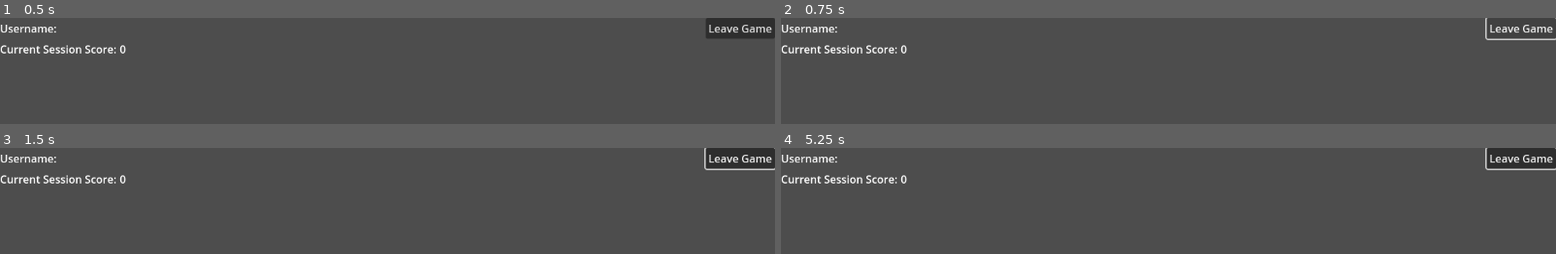
Above: before the commit, frames 1-4 (two rows, left to right).
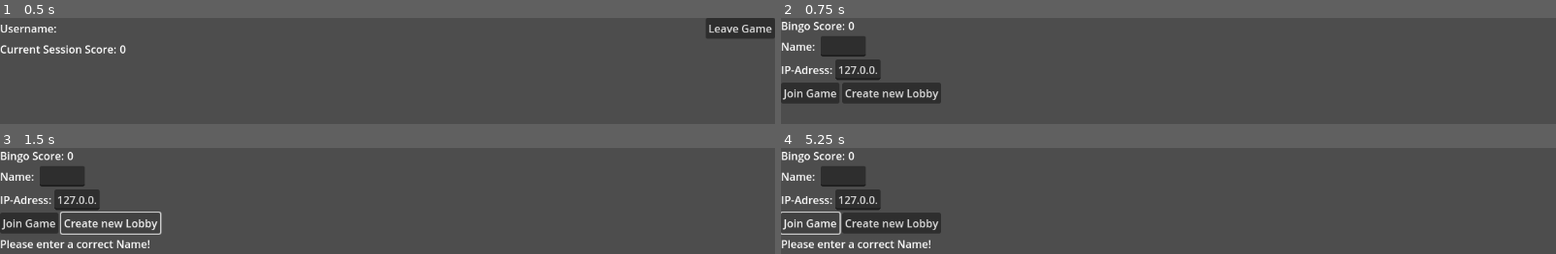
Above: after the commit, the same moments.

Repository: Reneator/Godot-Online-Bingo
Game: Godot game, scene res://Lobby/Lobby_Client.tscn
The game is run twice, just before and just after one commit, with the same random seed, the same clock (stepped at 60 frames per second) and the same inputs. This scene is started directly instead of the project's main scene.
Inputs (mouse positions are in pixels of both pictures, inside the frame that each line leads up to):
- Up to frame 1 (0.5 s): no input
- Up to frame 2 (0.75 s): click "Leave Game" at 0.5 s
- Up to frame 3 (1.5 s): click (108, 223) at 1.25 s, where only the run after the commit has a clickable "Create new Lobby"
- Up to frame 4 (5.25 s): click (889, 223) at 2 s, where only the run after the commit has a clickable "Create new Lobby"; click (1525, 158) at 2.75 s, where only the run before the commit has a clickable "Leave Game"; click (1525, 158) at 3.5 s, where only the run before the commit has a clickable "Leave Game"; click (889, 223) at 4.25 s, where only the run after the commit has a clickable "Create new Lobby"; click (812, 223) at 5 s, where only the run after the commit has a clickable "Join Game"

Frame 1 is identical in both runs. In frame 2, 7.6% of the frame differs, in the area x 0-100%, y 0-81%; in frame 3, 8.1%; in frame 4, 8.8%, in the area x 0-100%, y 0-95%.
Error in both runs: Attempt to call function 'file_exists' in base 'null instance' on a null instance. (res://global/Global.gd:51)

Commit message:
Fixed Bingo state propagation
And fixed general errors/problems

Diff:
--- a/Admin/Lobby_Admin.gd
+++ b/Admin/Lobby_Admin.gd
@@ -51,6 +51,7 @@
 	Game.rpc_id(confirmed_session.peer_id, "new_bingo", session_json)
 
 func on_update_client_session(session: Session):
+	print("Received Session update from client: %s" % session.peer_id)
 	session_manager.update_session(session)
 	var is_bingo = check_bingo(session)
 	if is_bingo:
--- a/Bingo/Bingo.gd
+++ b/Bingo/Bingo.gd
@@ -16,11 +16,12 @@
 	var elements = initialize(session.bingo_entries, session.grid_size)
 	if session.bingo_entries_states.size() <= 0:
 		return
+	#initialize all available bingo card entries to the previous session state
 	for i in range(elements.size()):
 		var pressed = session.bingo_entries_states[i]
 		var element = elements[i]
-		var is_pressed = (pressed == "True")
-		element.button_pressed = is_pressed
+		var is_pressed = (pressed == "true")
+		element.pressed = is_pressed
 		if validate and session.bingo_entries_validation.size() > 0:
 			element.creation_date = session.creation_date
 			element.is_valid = session.bingo_entries_validation[i]
@@ -82,11 +83,11 @@
 #		bingo()
 
 static func get_rows(entries):
-	var grid_size = int(sqrt(entries.size()))
+	var _grid_size = int(sqrt(entries.size()))
 	var new_array = []
 	var current_array
 	for i in range(entries.size()):
-		var index = i % grid_size
+		var index = i % _grid_size
 		if index == 0:
 			current_array = []
 			new_array.append(current_array)
@@ -95,43 +96,43 @@
 
 static func check_x_rows(entries):
 	var index = 0
-	var grid_size = int(sqrt(entries.size()))
+	var _grid_size = int(sqrt(entries.size()))
 
-	var rows = get_rows(entries)
+	var _rows = get_rows(entries)
 
-	for x_row in rows:
+	for x_row in _rows:
 		var is_bingo = true
 		for entry in x_row:
-			is_bingo = entry == "True" and is_bingo
+			is_bingo = entry == "true" and is_bingo
 		if is_bingo:
 			return true
 
 static func check_y_rows(entries):
-	var grid_size = int(sqrt(entries.size()))
-	var rows = get_rows(entries)
-	for y in range(grid_size):
+	var _grid_size = int(sqrt(entries.size()))
+	var _rows = get_rows(entries)
+	for y in range(_grid_size):
 		var is_bingo = true
-		for x_row in rows:
-			is_bingo = x_row[y] == "True" and is_bingo
+		for x_row in _rows:
+			is_bingo = x_row[y] == "true" and is_bingo
 		if is_bingo:
 			return true
 
 static func check_diagonal(entries):
-	var grid_size = int(sqrt(entries.size()))
-	var rows = get_rows(entries)
+	var _grid_size = int(sqrt(entries.size()))
+	var _rows = get_rows(entries)
 	var has_bingoed = false
 	var is_bingo = true
 	var x = 0
-	for x_row in rows:
-		is_bingo = x_row[x] == "True" and is_bingo
+	for x_row in _rows:
+		is_bingo = x_row[x] == "true" and is_bingo
 		x+=1
 	if is_bingo:
 		return true
 
-	x = grid_size-1
+	x = _grid_size-1
 	is_bingo = true
-	for x_row in rows:
-		is_bingo = x_row[x] == "True" and is_bingo
+	for x_row in _rows:
+		is_bingo = x_row[x] == "true" and is_bingo
 		x-=1
 	if is_bingo:
 		return true
--- a/Bingo/Bingo_Button.gd
+++ b/Bingo/Bingo_Button.gd
@@ -15,7 +15,7 @@
 	button.button_pressed = _pressed
 
 func get_pressed():
-	return button.pressed
+	return button.button_pressed
 
 func refresh():
 	if get_pressed():
--- a/Entry_Editor/Entry_Editor.gd
+++ b/Entry_Editor/Entry_Editor.gd
@@ -1,6 +1,6 @@
 extends Control
 
-
+## Bluuuubbbb
 @export var List_Element : PackedScene
 
 var edit_entry : List_Entry #if this value is set the input line instead edits the line_entry
--- a/Entry_Editor/Entry_Editor.tscn
+++ b/Entry_Editor/Entry_Editor.tscn
@@ -1,149 +1,82 @@
-[gd_scene load_steps=4 format=2]
+[gd_scene load_steps=4 format=3 uid="uid://cs11385c1ryx3"]
 
-[ext_resource path="res://Entry_Editor/List_Entry.tscn" type="PackedScene" id=1]
-[ext_resource path="res://Error_Label.tscn" type="PackedScene" id=2]
-[ext_resource path="res://Entry_Editor/Entry_Editor.gd" type="Script" id=3]
+[ext_resource type="PackedScene" path="res://Entry_Editor/List_Entry.tscn" id="1"]
+[ext_resource type="PackedScene" path="res://Error_Label.tscn" id="2"]
+[ext_resource type="Script" path="res://Entry_Editor/Entry_Editor.gd" id="3"]
 
 [node name="PanelContainer" type="PanelContainer"]
+anchors_preset = 15
 anchor_right = 1.0
 anchor_bottom = 1.0
-script = ExtResource( 3 )
-__meta__ = {
-"_edit_use_anchors_": false
-}
-List_Element = ExtResource( 1 )
+script = ExtResource("3")
+List_Element = ExtResource("1")
 
 [node name="VBoxContainer" type="VBoxContainer" parent="."]
-offset_left = 7.0
-offset_top = 7.0
-offset_right = 1017.0
-offset_bottom = 593.0
-__meta__ = {
-"_edit_use_anchors_": false
-}
+layout_mode = 2
 
 [node name="HBoxContainer" type="HBoxContainer" parent="VBoxContainer"]
-offset_right = 1010.0
-offset_bottom = 24.0
+layout_mode = 2
 
 [node name="LineEdit" type="LineEdit" parent="VBoxContainer/HBoxContainer"]
-offset_right = 986.0
-offset_bottom = 24.0
+layout_mode = 2
 size_flags_horizontal = 3
 placeholder_text = "Bingo Text"
 caret_blink = true
 caret_blink_interval = 0.5
-__meta__ = {
-"_edit_use_anchors_": false
-}
 
 [node name="Button" type="Button" parent="VBoxContainer/HBoxContainer"]
-offset_left = 990.0
-offset_right = 1010.0
-offset_bottom = 24.0
+layout_mode = 2
 text = "+"
 
 [node name="HSeparator" type="HSeparator" parent="VBoxContainer"]
-offset_top = 28.0
-offset_right = 1010.0
-offset_bottom = 32.0
+layout_mode = 2
 
 [node name="ScrollContainer" type="ScrollContainer" parent="VBoxContainer"]
-offset_top = 36.0
-offset_right = 1010.0
-offset_bottom = 536.0
-size_flags_horizontal = 3
-size_flags_vertical = 3
-__meta__ = {
-"_edit_use_anchors_": false
-}
-
-[node name="Entries" type="VBoxContainer" parent="VBoxContainer/ScrollContainer"]
-offset_right = 1010.0
-offset_bottom = 500.0
+layout_mode = 2
 size_flags_horizontal = 3
 size_flags_vertical = 3
 
-[node name="Error_Label" parent="VBoxContainer" instance=ExtResource( 2 )]
+[node name="Entries" type="VBoxContainer" parent="VBoxContainer/ScrollContainer"]
+layout_mode = 2
+size_flags_horizontal = 3
+size_flags_vertical = 3
+
+[node name="Error_Label" parent="VBoxContainer" instance=ExtResource("2")]
+layout_mode = 2
 
 [node name="HSeparator2" type="HSeparator" parent="VBoxContainer"]
-offset_top = 558.0
-offset_right = 1010.0
-offset_bottom = 562.0
+layout_mode = 2
 
 [node name="HBoxContainer2" type="HBoxContainer" parent="VBoxContainer"]
-offset_top = 566.0
-offset_right = 1010.0
-offset_bottom = 586.0
+layout_mode = 2
 
 [node name="OK_Button" type="Button" parent="VBoxContainer/HBoxContainer2"]
-offset_right = 30.0
-offset_bottom = 20.0
+layout_mode = 2
 text = "Ok"
 
 [node name="HBoxContainer" type="HBoxContainer" parent="VBoxContainer/HBoxContainer2"]
-offset_left = 34.0
-offset_right = 1010.0
-offset_bottom = 20.0
+layout_mode = 2
 size_flags_horizontal = 3
 alignment = 2
 
 [node name="Import_Button" type="Button" parent="VBoxContainer/HBoxContainer2/HBoxContainer"]
-offset_left = 864.0
-offset_right = 920.0
-offset_bottom = 20.0
+layout_mode = 2
 size_flags_horizontal = 8
 text = "Import"
 
 [node name="Export_Button" type="Button" parent="VBoxContainer/HBoxContainer2/HBoxContainer"]
-offset_left = 924.0
-offset_right = 976.0
-offset_bottom = 20.0
+layout_mode = 2
 text = "Export"
 
 [node name="Control" type="Control" parent="."]
-offset_left = 7.0
-offset_top = 7.0
-offset_right = 1017.0
-offset_bottom = 593.0
+layout_mode = 2
 mouse_filter = 2
 
 [node name="Import_File_Dialog" type="FileDialog" parent="Control"]
-anchor_left = 0.5
-anchor_top = 0.5
-anchor_right = 0.5
-anchor_bottom = 0.5
-offset_left = -250.0
-offset_top = -250.0
-offset_right = 250.0
-offset_bottom = 250.0
-custom_minimum_size = Vector2( 500, 500 )
-window_title = "Datei öffnen"
-mode = 0
 access = 2
-current_dir = "/Users/Horst/Documents/Dice_Roller"
-current_path = "/Users/Horst/Documents/Dice_Roller/"
-__meta__ = {
-"_edit_use_anchors_": false
-}
 
 [node name="Export_File_Dialog" type="FileDialog" parent="Control"]
-anchor_left = 0.5
-anchor_top = 0.5
-anchor_right = 0.5
-anchor_bottom = 0.5
-offset_left = -250.0
-offset_top = -250.0
-offset_right = 250.0
-offset_bottom = 250.0
-custom_minimum_size = Vector2( 500, 500 )
-window_title = "Datei speichern"
 access = 2
-current_dir = "/Users/Horst/Documents/Dice_Roller"
-current_path = "/Users/Horst/Documents/Dice_Roller/"
-__meta__ = {
-"_edit_use_anchors_": false
-}
 
 [connection signal="text_changed" from="VBoxContainer/HBoxContainer/LineEdit" to="." method="_on_LineEdit_text_changed"]
 [connection signal="text_submitted" from="VBoxContainer/HBoxContainer/LineEdit" to="." method="_on_LineEdit_text_entered"]
--- a/Entry_Log/Log_Entry.gd
+++ b/Entry_Log/Log_Entry.gd
@@ -8,21 +8,21 @@
 @onready var label = $Label
 
 func _ready():
-	var date_string = get_date_string()
-	var time_string = date_string.split("_")[1]
+	var _date_string = get_date_string()
+	var time_string = _date_string.split("_")[1]
 	label.text = "%s:%s" % [time_string, entry]
 
 func get_date_string():
-	if date_string == null:
+	if String_Util.is_empty_or_null(date_string):
 		date_string = Date_Util.parse_to_string(time_stamp)
 	return date_string
 
-func is_created_after(time_stamp): # checks if the Log_entry was created after the input time_stamp
+func is_created_after(_time_stamp): # checks if the Log_entry was created after the input time_stamp
 	var compare_date_string
-	if time_stamp is Dictionary:
-		compare_date_string = Date_Util.parse_to_string(time_stamp)
-	elif time_stamp is String:
-		compare_date_string = time_stamp
+	if _time_stamp is Dictionary:
+		compare_date_string = Date_Util.parse_to_string(_time_stamp)
+	elif _time_stamp is String:
+		compare_date_string = _time_stamp
 	else:
 		print("incompatible Data-type used in is_created_after in Log_Entry")
 		return false
--- a/Lobby/Lobby_Client.gd
+++ b/Lobby/Lobby_Client.gd
@@ -39,6 +39,5 @@
 	$Bingo.initialize_with_session(session)
 
 func _on_Menu_Button_pressed():
-	multiplayer.network_peer.close_connection()
+	multiplayer.multiplayer_peer.close()
 	get_tree().change_scene_to_packed(Scenes.main_menu)
-	pass # Replace with function body.
--- a/Lobby/Lobby_Client.tscn
+++ b/Lobby/Lobby_Client.tscn
@@ -1,105 +1,67 @@
-[gd_scene load_steps=3 format=2]
+[gd_scene load_steps=3 format=3 uid="uid://3p6yo5bm1t0n"]
 
-[ext_resource path="res://Lobby/Lobby_Client.gd" type="Script" id=1]
-[ext_resource path="res://Bingo/Bingo.tscn" type="PackedScene" id=2]
+[ext_resource type="Script" path="res://Lobby/Lobby_Client.gd" id="1"]
+[ext_resource type="PackedScene" uid="uid://cyx5gyb4q2cih" path="res://Bingo/Bingo.tscn" id="2"]
 
 [node name="Lobby_Screen" type="VBoxContainer"]
+anchors_preset = 15
 anchor_right = 1.0
 anchor_bottom = 1.0
-script = ExtResource( 1 )
+script = ExtResource("1")
 
 [node name="HBoxContainer" type="HBoxContainer" parent="."]
-offset_right = 1024.0
-offset_bottom = 20.0
+layout_mode = 2
 
 [node name="Label" type="Label" parent="HBoxContainer"]
-offset_top = 3.0
-offset_right = 70.0
-offset_bottom = 17.0
+layout_mode = 2
 text = "Username:"
 
 [node name="Username_Label" type="Label" parent="HBoxContainer"]
-offset_left = 74.0
-offset_top = 3.0
-offset_right = 129.0
-offset_bottom = 17.0
+layout_mode = 2
 text = "Testuser"
 
 [node name="HBoxContainer" type="HBoxContainer" parent="HBoxContainer"]
-offset_left = 133.0
-offset_right = 1024.0
-offset_bottom = 20.0
+layout_mode = 2
 size_flags_horizontal = 3
 alignment = 2
 
 [node name="Menu_Button" type="Button" parent="HBoxContainer/HBoxContainer"]
-offset_left = 800.0
-offset_right = 891.0
-offset_bottom = 20.0
+layout_mode = 2
 text = "Leave Game"
 
 [node name="HBoxContainer3" type="HBoxContainer" parent="."]
-offset_top = 24.0
-offset_right = 1024.0
-offset_bottom = 38.0
+layout_mode = 2
 
 [node name="Label" type="Label" parent="HBoxContainer3"]
-offset_right = 143.0
-offset_bottom = 14.0
+layout_mode = 2
 text = "Current Session Score:"
 
 [node name="Bingo_Score" type="Label" parent="HBoxContainer3"]
-offset_left = 147.0
-offset_right = 155.0
-offset_bottom = 14.0
+layout_mode = 2
 text = "0"
 
 [node name="HBoxContainer2" type="HBoxContainer" parent="."]
 visible = false
-offset_top = 18.0
-offset_right = 1024.0
-offset_bottom = 32.0
+layout_mode = 2
 
 [node name="Label" type="Label" parent="HBoxContainer2"]
-offset_right = 62.0
-offset_bottom = 14.0
+layout_mode = 2
 text = "Lobby-Nr:"
 
 [node name="Lobby_Nr_Label" type="Label" parent="HBoxContainer2"]
-offset_left = 66.0
-offset_right = 106.0
-offset_bottom = 14.0
+layout_mode = 2
 text = "53466"
 
-[node name="Bingo" parent="." instance=ExtResource( 2 )]
-anchor_right = 0.0
-anchor_bottom = 0.0
-offset_left = 262.0
-offset_top = 42.0
-offset_right = 762.0
-offset_bottom = 542.0
+[node name="Bingo" parent="." instance=ExtResource("2")]
+layout_mode = 2
 size_flags_horizontal = 4
 size_flags_vertical = 4
 
 [node name="Control" type="Control" parent="."]
-offset_top = 546.0
-offset_right = 1024.0
-offset_bottom = 546.0
+layout_mode = 2
 mouse_filter = 2
 
 [node name="AcceptDialog" type="AcceptDialog" parent="Control"]
-anchor_left = 0.5
-anchor_top = 0.5
-anchor_right = 0.5
-anchor_bottom = 0.5
-offset_left = -67.3108
-offset_top = -313.221
-offset_right = 69.6892
-offset_bottom = -255.221
-window_title = "Warnung!"
 dialog_text = "User X got a Bingo!"
-__meta__ = {
-"_edit_use_anchors_": false
-}
 
 [connection signal="pressed" from="HBoxContainer/HBoxContainer/Menu_Button" to="." method="_on_Menu_Button_pressed"]
--- a/global/Global.gd
+++ b/global/Global.gd
@@ -73,11 +73,3 @@
 	var saved_score = save_dict.get("bingo_score")
 	if saved_score:
 		bingo_score = saved_score
-
-var save_dict = {}
-
-func get_save_state(save_key):
-	return save_dict.get(save_key)
-
-func save_state(save_key, _save_dict):
-	save_dict[save_key] = _save_dict
--- a/global/Session_Manager.gd
+++ b/global/Session_Manager.gd
@@ -77,7 +77,7 @@
 			index_to_remove = index
 			break
 	if index_to_remove != null:
-		sessions.remove(index_to_remove)
+		sessions.remove_at(index_to_remove)
 
 func check_for_existing_session(username):
 	for session in sessions:
--- /dev/null
+++ b/global/String_Util.gd
@@ -0,0 +1,6 @@
+extends Node
+class_name String_Util
+
+
+static func is_empty_or_null(string):
+	return string == null or string == ""
--- a/project.godot
+++ b/project.godot
@@ -22,7 +22,6 @@
 NetworkMonitor="*res://global/Network_Monitor.gd"
 Game="*res://global/Game.gd"
 Events="*res://global/Events.gd"
-Bingo_Admin_Entries_Log="*res://Entry_Log/Bingo_Admin_Entries_Log.gd"
 
 [rendering]
 
Not shown: 1 places in global/Scenes.tscn that only renumber resources
